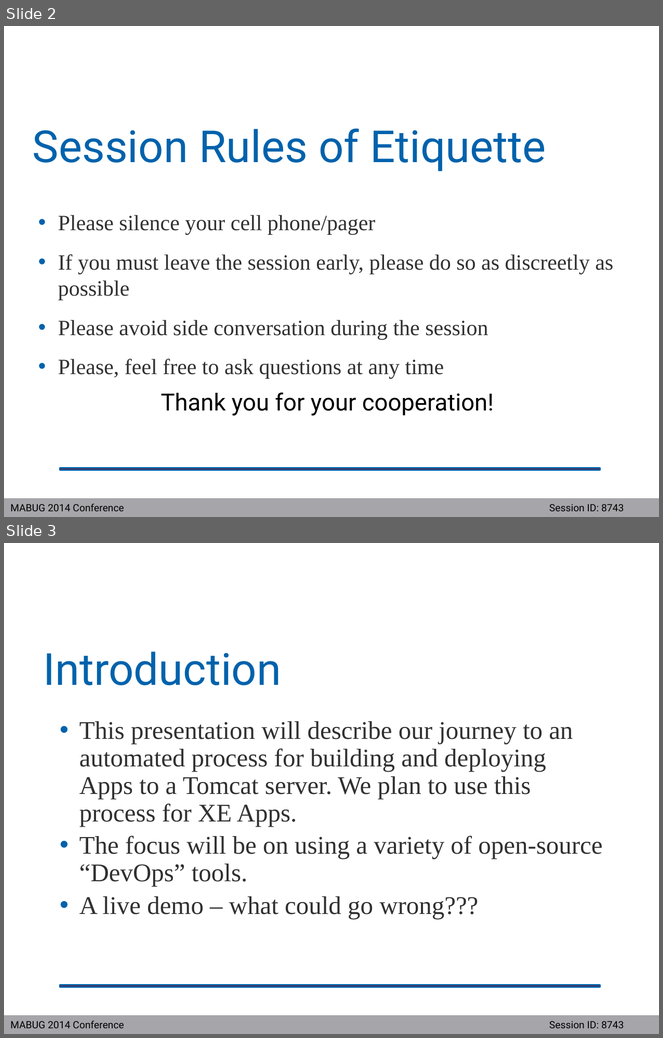
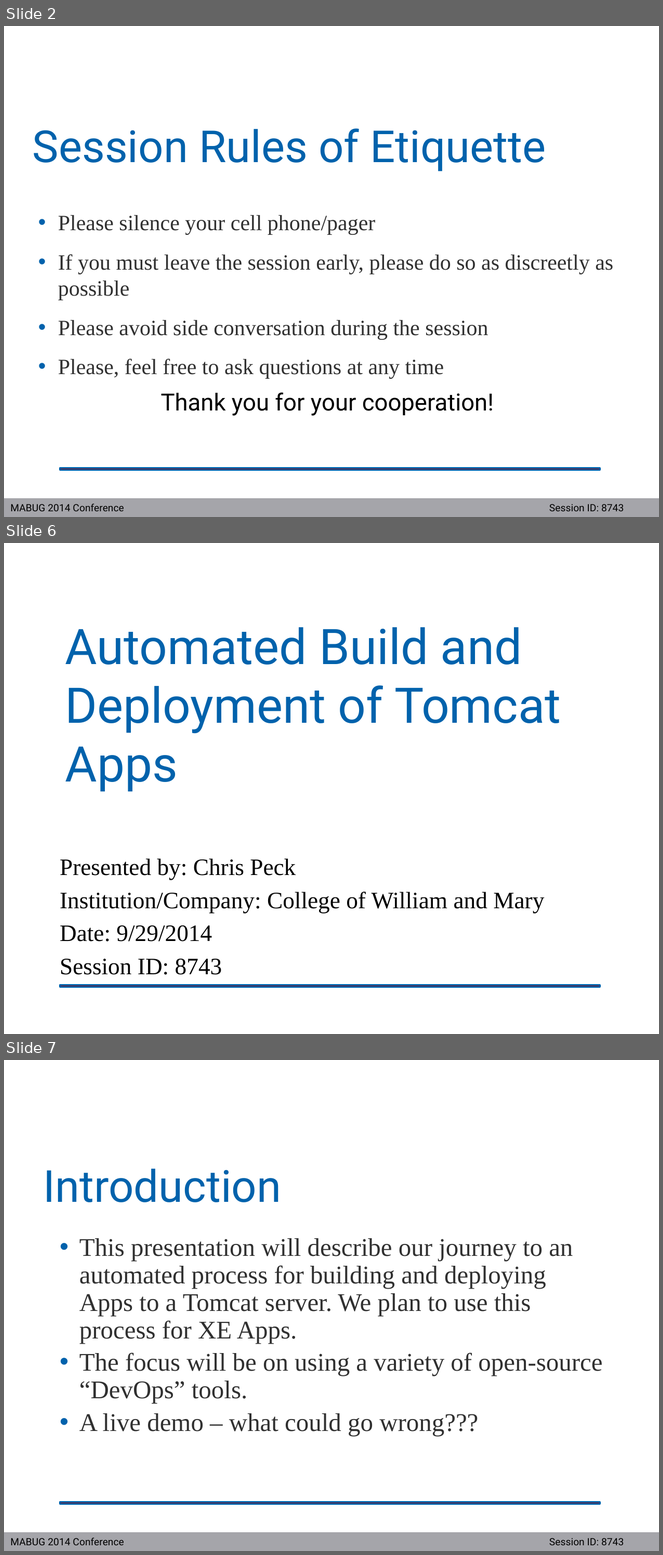
Before and after one commit to crpeck/mabug-2014, a slide deck: MABUG2014-8743.pptx. Shown one above the other, each under a label of ours: slides 2 and 3 before the commit, slides 2, 6 and 7 after it; the slides between them are not shown. The pictures are 663x1038 and 663x1555 pixels, drawn with LibreOffice and Linux fonts; fonts in the diff are those of the drawing; background and template pictures are left out. Boxes give left, top, right and bottom in pixels: in the first picture for what was removed or moved away, otherwise in the second. Text is boxed around its words. In the diff, an @@ line names an element or a change of style, - is before the commit and + after.

Commit message:
removed learning slide, added multiple title slides

```diff
--- a/MABUG2014-8743.pptx
+++ b/MABUG2014-8743.pptx
@@ slide 6 added at (4, 543, 659, 1034), background picture (left out); not listed: 1 template element that a slide beside it also shows @@
@@ title added at (65, 627, 561, 792), 54 pt, text #0062AC @@
+Automated Build and Deployment of Tomcat Apps
@@ subtitle added at (60, 859, 544, 975), 25.9 pt, text #000000 @@
+Presented by: Chris Peck
+Institution/Company: College of William and Mary
+Date: 9/29/2014
+Session ID: 8743
@@ what was slide 3 is now slide 7 @@
```
Also in this commit, not shown: 3 other slides added, 1 slide removed.
